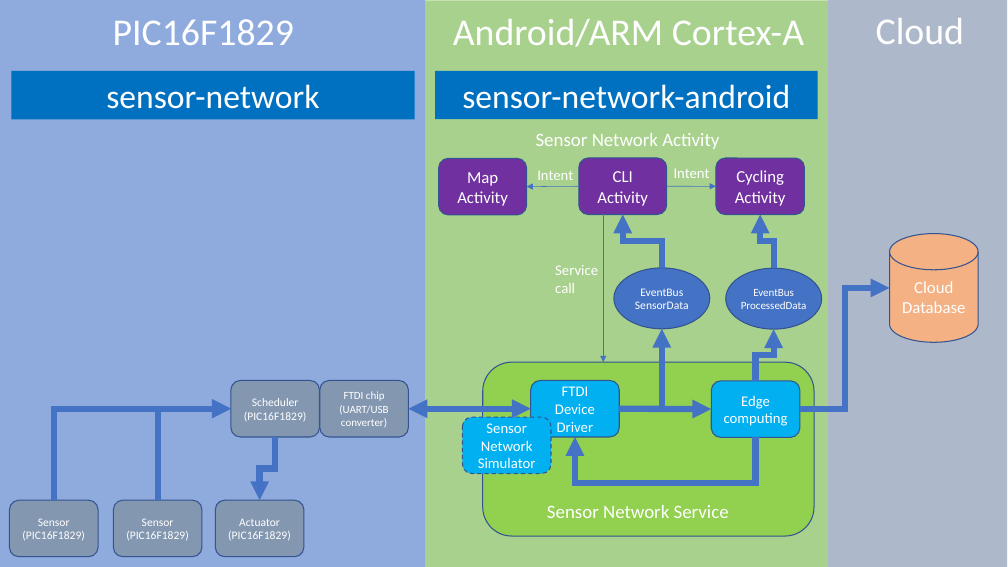
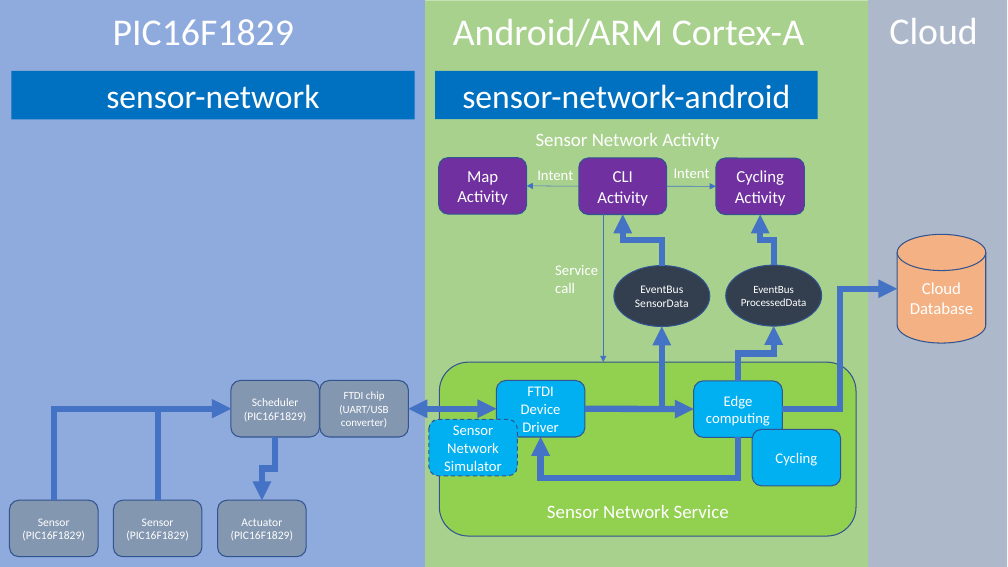
Before and after one commit to araobp/bicycle, a slide deck: slide 1 of doc/architecture.pptx. Drawn at 1008x567 pixels with LibreOffice and Linux fonts; fonts in the diff are those of the drawing. Boxes give left, top, right and bottom in pixels: in the first picture for what was removed or moved away, otherwise in the second. Text is boxed around its words. In the diff, an @@ line names an element or a change of style, - is before the commit and + after.

```diff
--- a/doc/architecture.pptx
+++ b/doc/architecture.pptx
@@ rectangle: place and size @@
-rectangle at (424,0,828,567)
+rectangle at (424,0,868,567)
@@ rectangle: place and size @@
-rectangle at (828,0,1007,567)
+rectangle at (868,0,1007,567)
@@ text "Cloud": place and size @@
-text "Cloud" at (876,18,964,44)
+text "Cloud" at (889,18,977,44)
@@ elbow arrow (662, 265) - (623, 215): route changed @@
@@ elbow arrow moved from (774, 268) - (761, 215) to (774, 265) - (761, 215) @@
@@ cylinder "Cloud": place and size @@
-cylinder "Cloud" at (890,234,979,343)
+cylinder "Cloud" at (898,234,986,343)
@@ ellipse "EventBus" at (614,265,710,327): fill #4472C4 to #333F50 @@
@@ ellipse "EventBus" at (726,265,822,327): fill #4472C4 to #333F50 @@
@@ elbow arrow moved from (800, 409) - (890, 288) to (783, 409) - (898, 289) @@
@@ elbow arrow moved from (619, 409) - (662, 329) to (585, 409) - (662, 327) @@
@@ elbow arrow moved from (755, 381) - (774, 329) to (738, 381) - (774, 326) @@
@@ rounded rectangle: place and size @@
-rounded rectangle at (483,362,814,536)
+rounded rectangle at (439,362,856,536)
@@ rounded rectangle "FTDI": place and size @@
-rounded rectangle "FTDI" at (531,380,619,437)
+rounded rectangle "FTDI" at (497,380,585,437)
@@ rounded rectangle "Edge computing": place and size @@
-rounded rectangle "Edge computing" at (712,381,800,438)
+rounded rectangle "Edge computing" at (694,381,783,438)
@@ double arrow moved from (408, 409) - (531, 409) to (408, 409) - (497, 409) @@
@@ arrow moved from (619, 409) - (712, 409) to (585, 409) - (694, 409) @@
@@ elbow arrow (275, 437) - (262, 501): route changed @@
@@ rounded rectangle "Sensor": place and size @@
-rounded rectangle "Sensor" at (463,417,551,474)
+rounded rectangle "Sensor" at (429,420,517,476)
@@ elbow arrow moved from (755, 438) - (575, 437) to (738, 438) - (541, 437) @@
@@ rounded rectangle added at (752,430,841,486), fill #00B0F0, outline #325491 1 pt, 14 pt, text #FFFFFF @@
+Cycling
```
Also in this commit, not shown: 1 other file.
